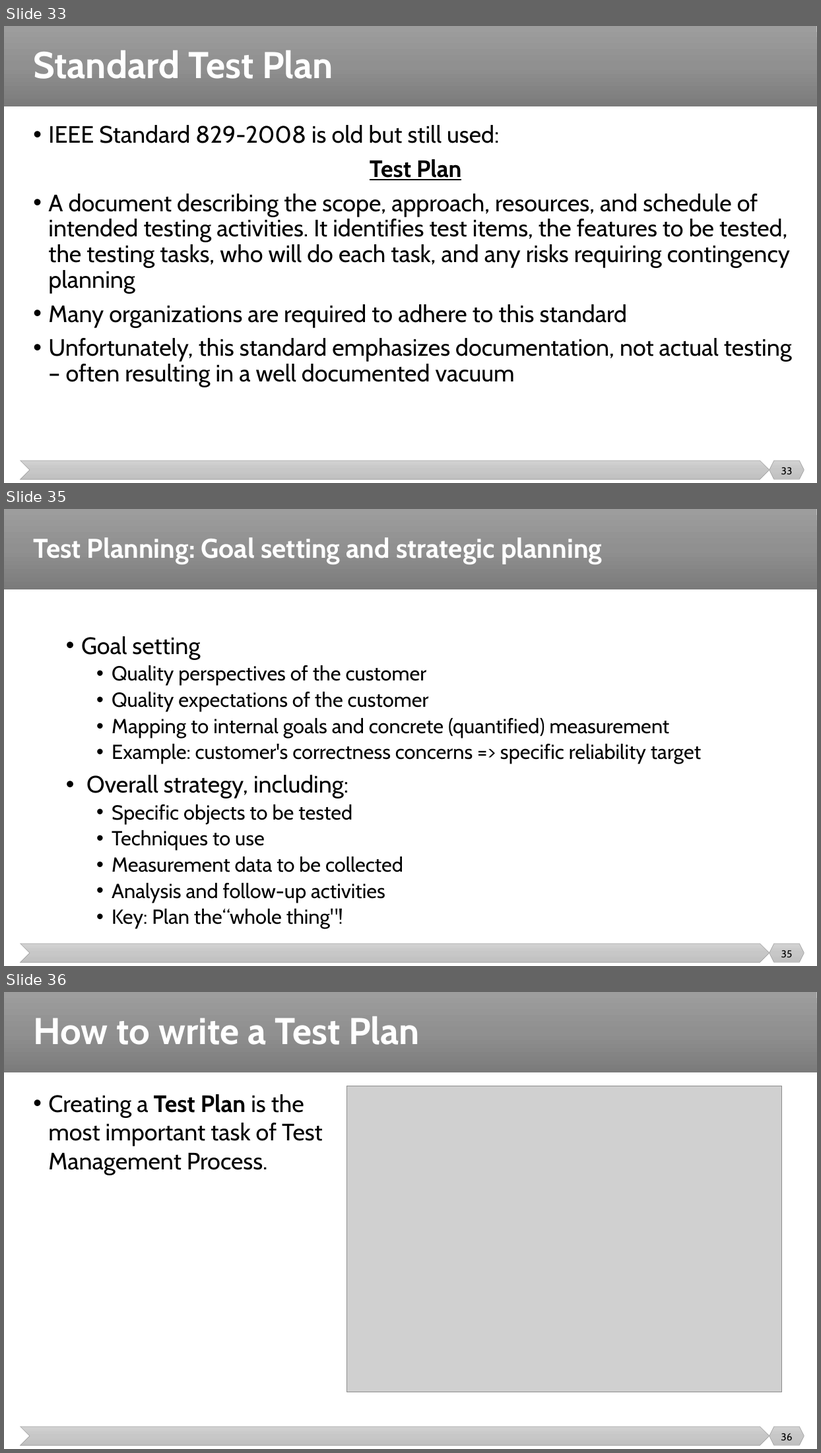
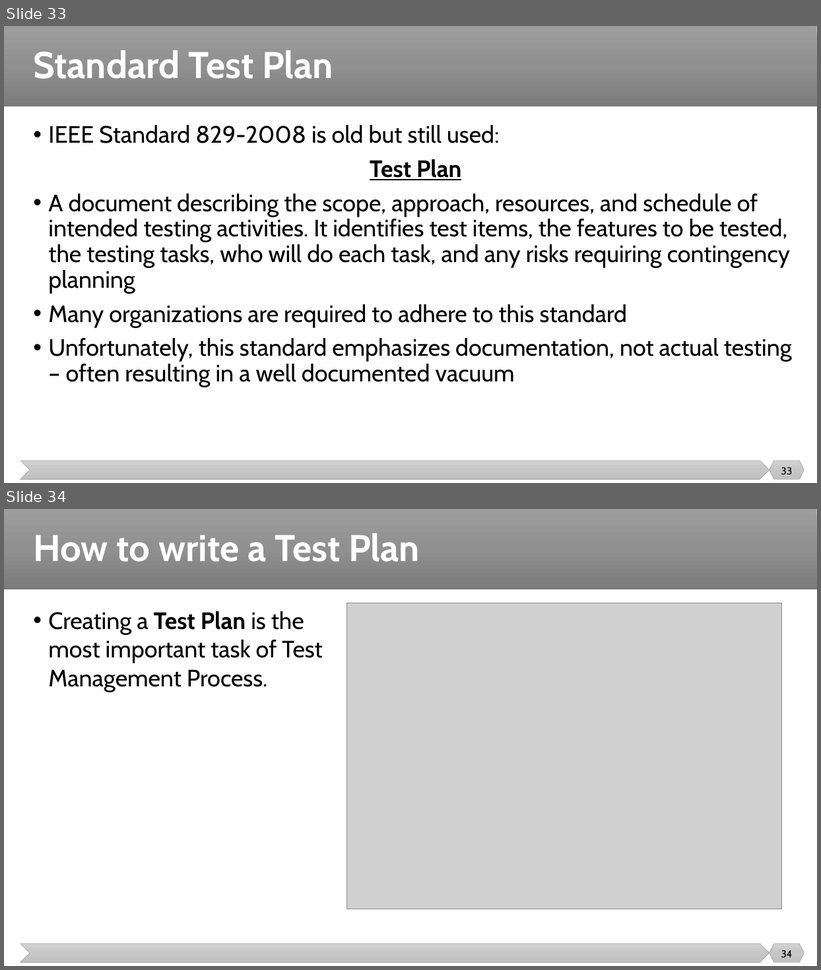
Before and after one commit to malenezi/malenezi, a slide deck: SE401/Lectures/5-Test Management/Test Management.pptx. Shown one above the other, each under a label of ours: slides 33, 35 and 36 before the commit, slides 33 and 34 after it; the slides between them are not shown. The pictures are 821x1453 and 821x970 pixels, drawn with LibreOffice and Linux fonts; fonts in the diff are those of the drawing; grey boxes stand for pictures. Boxes give left, top, right and bottom in pixels: in the first picture for what was removed or moved away, otherwise in the second. Text is boxed around its words. In the diff, an @@ line names an element or a change of style, - is before the commit and + after.

```diff
--- a/SE401/Lectures/5-Test Management/Test Management.pptx
+++ b/SE401/Lectures/5-Test Management/Test Management.pptx
@@ slide 35 removed at (x1=4, y1=509, x2=817, y2=966), background #FFFFFF; not listed: 3 template elements that a slide beside it also shows @@
@@ title removed at (x1=33, y1=537, x2=602, y2=564) @@
-Test Planning: Goal setting and strategic planning
@@ text removed at (x1=81, y1=636, x2=701, y2=929) @@
-• Goal setting
-  • Quality perspectives of the customer
-  • Quality expectations of the customer
-  • Mapping to internal goals and concrete (quantified) measurement
-  • Example: customer's correctness concerns => specific reliability target
-• Overall strategy, including:
-  • Specific objects to be tested
-  • Techniques to use
-  • Measurement data to be collected
-  • Analysis and follow-up activities
-  • Key: Plan the“whole thing"!
@@ page number removed at (x1=781, y1=951, x2=793, y2=958) @@
-35
@@ what was slide 36 is now slide 34 @@
@@ page number at (x1=781, y1=951, x2=793, y2=958): text changed @@
-36
+34
```
Also in this commit, not shown: 6 slides changed, 3 other slides removed.
